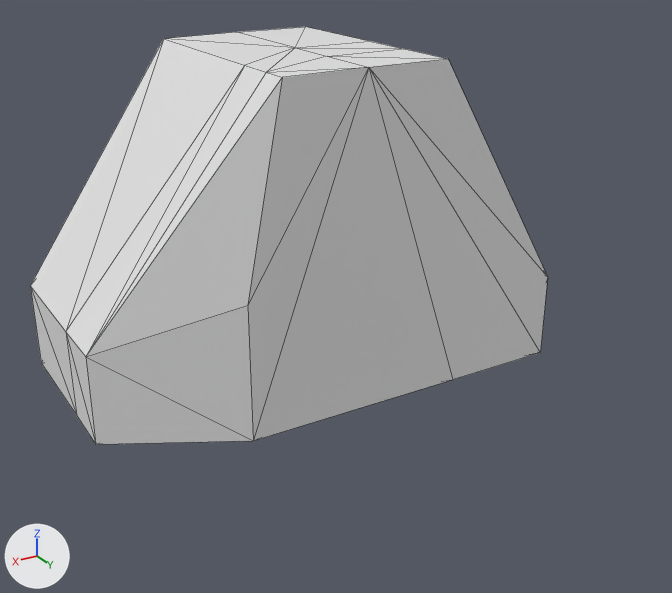
Before and after pictures for a commit that changed the OBJ model assets/urdf/fmb/boards/peg_board_1/hole_patches/hole_1_coacd/decomp_7.obj.
One viewpoint serves both versions: a camera (50 mm lens) standing at (0.0179, 0.0014, -0.0665) and looking at (-0.0056, -0.0378, -0.0861). Lighting does not change. The marker at lower left points along +X, +Y and +Z. The picture after the commit comes second. Mesh edges are drawn as thin lines. Where no turn or scale is listed for an object, it has been applied to the vertices.

Objects in the first picture: 'decomp_7'.
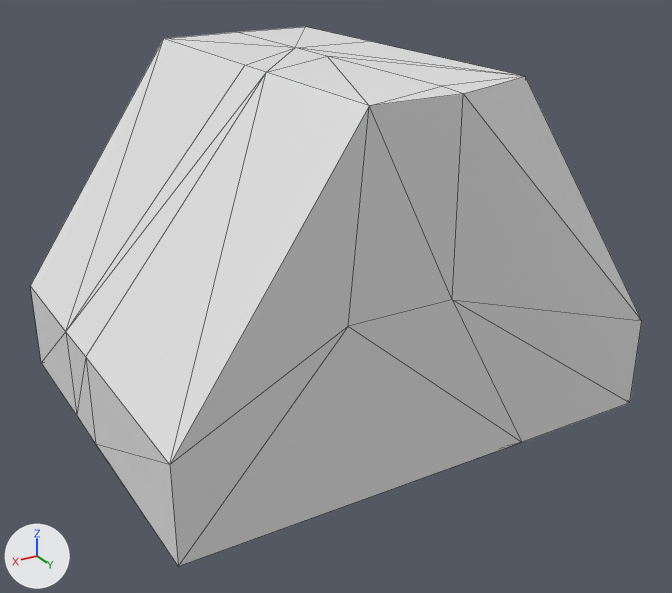
Patch to the scene script:
```diff
--- a/assets/urdf/fmb/boards/peg_board_1/hole_patches/hole_1_coacd/decomp_7.obj.py
+++ b/assets/urdf/fmb/boards/peg_board_1/hole_patches/hole_1_coacd/decomp_7.obj.py
@@ me_decomp_7 @@
 # used by ob_decomp_7; location = (0.0, 0.0, 0.0)
-me_decomp_7.from_pydata(...)  # 37 vertices, 70 faces; spans x -0.0189..0.0075, y -0.05..-0.0357, z -0.092..-0.0738
+me_decomp_7.from_pydata(...)  # 40 vertices, 76 faces; spans x -0.0189..0.0075, y -0.05..-0.0286, z -0.092..-0.0738
+# me_decomp_7 part 1
+# 11 vertices are removed from x -0.0189..0.0006, y -0.0429..-0.0357, z -0.092..-0.0738
+# 54 faces are deleted
+# 14 vertices are added at x -0.0189..0.0075, y -0.0395..-0.0286, z -0.092..-0.0738
+# 60 new faces join them
```

Where the change shows, as pixel boxes (x1, y1, x2, y2) in the pictures (672 x 593 px; the box of a moved part takes in the faces that stretch with it):
'decomp_7', reshaped (18% wider, 29% taller): before (31, 27, 548, 444); after (31, 27, 642, 566)
part 1 of me_decomp_7, moved or reshaped: before (31, 41, 548, 444); after (31, 41, 642, 566)
